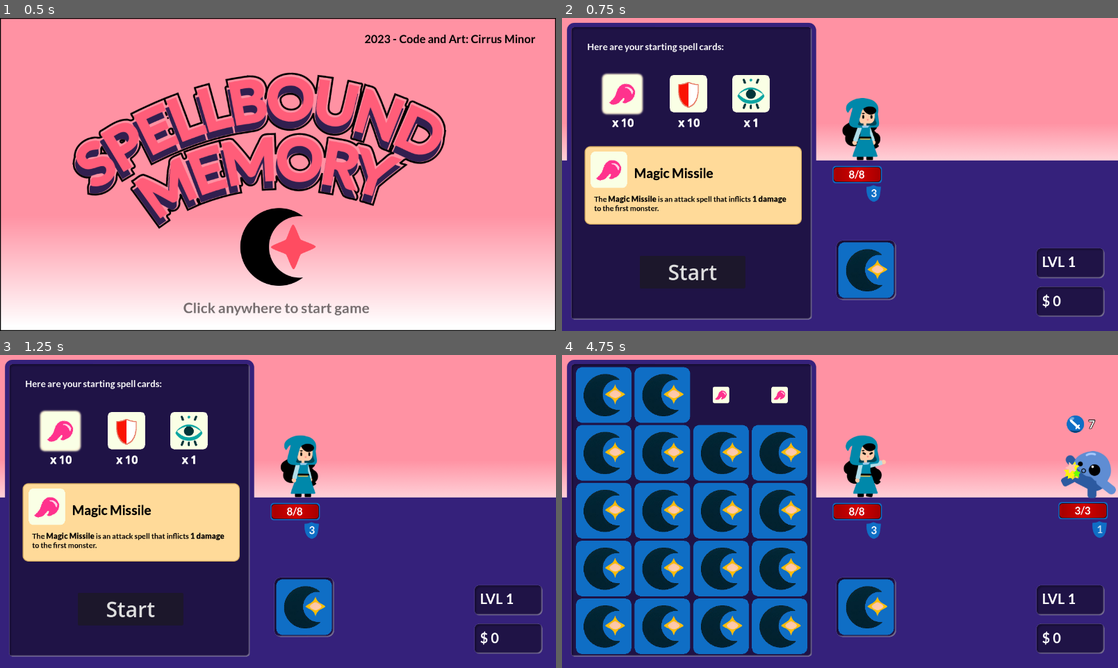
Above: before the commit, frames 1-4 (two rows, left to right).
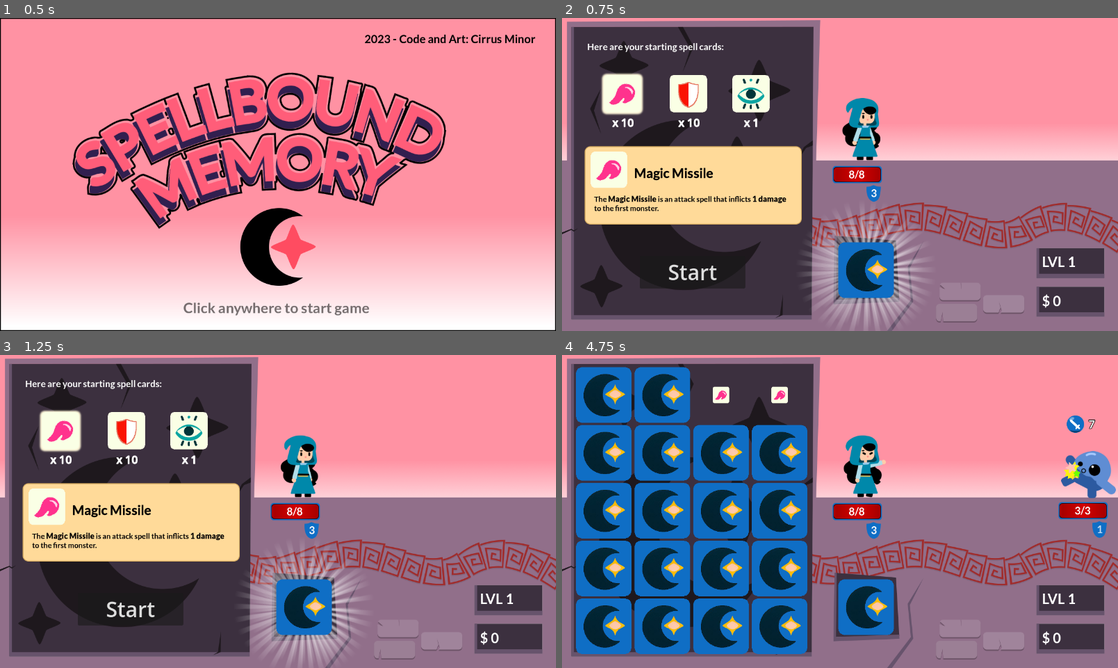
Above: after the commit, the same moments.

Repository: Cirrus-Minor/Spellbound-Memory
Game: Godot game, scene res://Scenes/main.tscn
The game is run twice, just before and just after one commit, with the same random seed, the same clock (stepped at 60 frames per second) and the same inputs.
Inputs (mouse positions are in pixels of both pictures, inside the frame that each line leads up to):
- Up to frame 1 (0.5 s): no input
- Up to frame 2 (0.75 s): tap Enter at 0.5 s; move the mouse to (962, 158) at 0.52 s; click (962, 158) at 0.67 s
- Up to frame 3 (1.25 s): no input
- Up to frame 4 (4.75 s): click "Start" at 1.25 s; move the mouse to (600, 395) at 2.02 s; click (600, 395) at 2.17 s; move the mouse to (662, 395) at 2.77 s; click (662, 395) at 2.92 s; tap Space at 3.5 s; move the mouse to (717, 395) at 3.52 s; click (717, 395) at 3.67 s; tap Enter at 4.25 s; move the mouse to (778, 395) at 4.27 s; click (778, 395) at 4.42 s

Frame 1 is identical in both runs. In frame 2, 57% of the frame differs, in the area x 0-100%, y 0-100%; in frame 3, 57%; in frame 4, 39%.

Commit message:
UI Changes
- new BG Mask
- new Android Icon
- new Combo Effect

Diff:
--- a/Scenes/main_fight.tscn
+++ b/Scenes/main_fight.tscn
@@ -1,9 +1,10 @@
-[gd_scene load_steps=20 format=3 uid="uid://yuy7smhovixa"]
+[gd_scene load_steps=21 format=3 uid="uid://yuy7smhovixa"]
 
 [ext_resource type="Script" path="res://Scripts/main_fight.gd" id="1_6jo5b"]
-[ext_resource type="Texture2D" uid="uid://ds0fu6j0sk2aq" path="res://Assets/Backgrounds/background.png" id="2_flsof"]
+[ext_resource type="Texture2D" uid="uid://dbm45o5apvn8h" path="res://Assets/Backgrounds/background.png" id="2_flsof"]
 [ext_resource type="Texture2D" uid="uid://d2aer5wtb1oem" path="res://Assets/Cards/combo_effect.png" id="3_hdsbb"]
 [ext_resource type="Texture2D" uid="uid://bdek2qenbuvmt" path="res://Assets/Cards/cardset.png" id="3_nlr24"]
+[ext_resource type="Texture2D" uid="uid://bbsuaibtxqffa" path="res://Assets/UI/ComboEffect.png" id="3_y7ggx"]
 [ext_resource type="PackedScene" uid="uid://eae21bejlvma" path="res://Scenes/player.tscn" id="4_yabtv"]
 [ext_resource type="Script" path="res://Scripts/game-over.gd" id="5_s6mcq"]
 [ext_resource type="FontFile" uid="uid://hmsr1uee8lho" path="res://Assets/Fonts/Lato-Bold.ttf" id="6_dr67a"]
@@ -33,7 +34,8 @@
 position = Vector2(700, 580)
 
 [node name="ComboEffect" type="Sprite2D" parent="CardStack"]
-texture = ExtResource("3_hdsbb")
+scale = Vector2(1.2, 1.2)
+texture = ExtResource("3_y7ggx")
 
 [node name="CardSprite" type="Sprite2D" parent="CardStack"]
 texture = ExtResource("3_nlr24")
--- a/Scripts/main_fight.gd
+++ b/Scripts/main_fight.gd
@@ -93,7 +93,7 @@
 	level_text.text = "LVL " + str(GameState.level)
 	money_display = GameState.money
 	combo_text.hide()
-	combo_effect_sprite.hide()
+	#combo_effect_sprite.hide()
 
 	if state == Game_state.Starting:
 		start_run_ui.show()
@@ -106,7 +106,7 @@
 	money_text.text = "$ " + str(money_display)
 
 func _physics_process(delta):
-	combo_effect_sprite.modulate.a = 0.75 + 0.25 * sin(Time.get_ticks_msec() / 200 )
+	combo_effect_sprite.rotation_degrees += delta * 30
 
 func process_cards(cards_to_reveal):
 	# clear cards to display
Binary file changed: Assets/Backgrounds/background.png
Binary file added: Assets/UI/ComboEffect.png
Not shown, changed: Assets/UI/ComboEffect.png.import
Not shown, changed: export_presets.cfg
Binary file added: icon_android.png
Not shown, changed: icon_android.png.import
